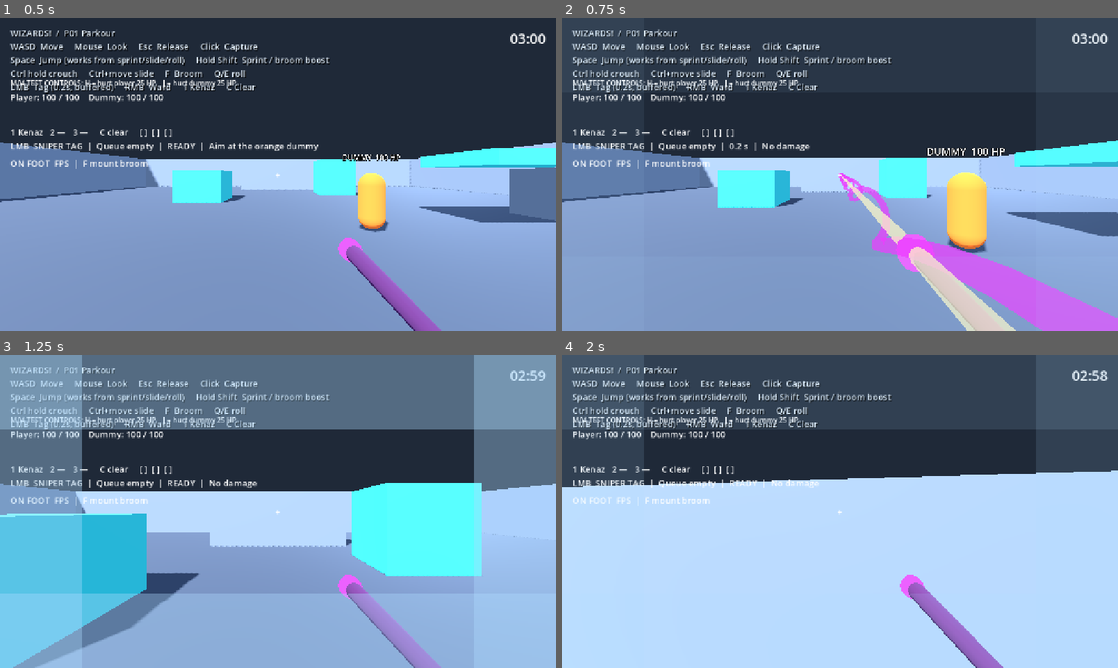
Above: before the commit, frames 1-4 (two rows, left to right).
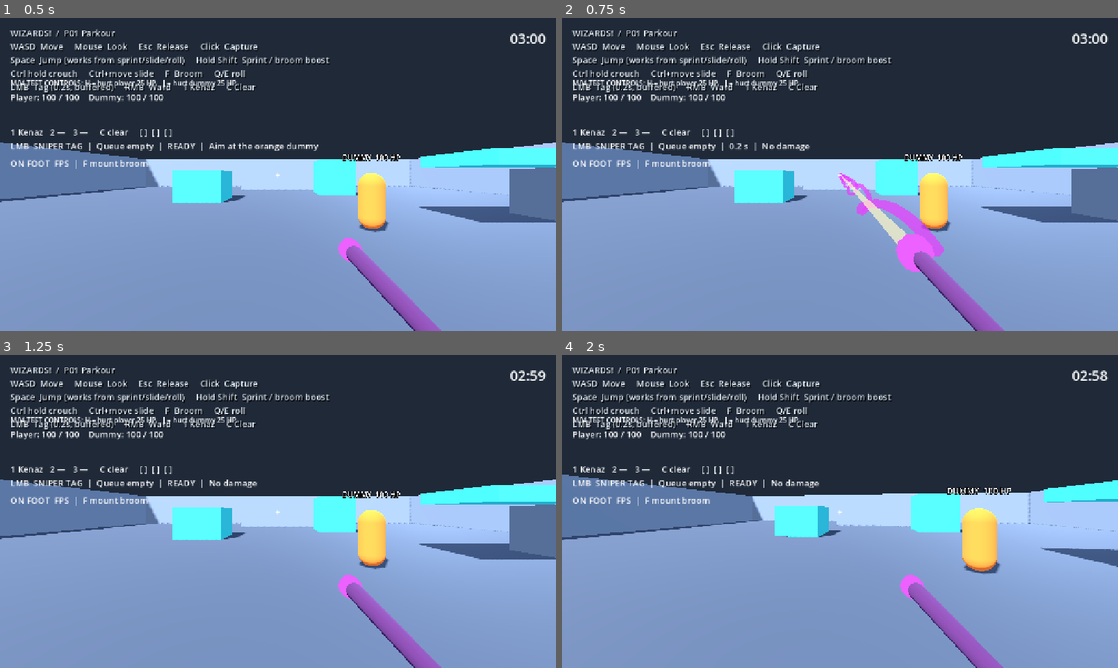
Above: after the commit, the same moments.

Repository: Addersoft/MAGICIDE-
Game: Godot game, scene res://scenes/boot/main.tscn
Two runs of this game, one before a commit and one after it. Both use one fixed random seed, a clock stepped at 60 frames per second and the inputs below.
Inputs (mouse positions are in pixels of both pictures, inside the frame that each line leads up to):
- Up to frame 1 (0.5 s): no input
- Up to frame 2 (0.75 s): tap Enter at 0.5 s; move the mouse to (867, 174) at 0.52 s; hold W (move_forward) from 0.53 s (still down); hold Shift (sprint) from 0.53 s (still down); click (867, 174) at 0.67 s
- Up to frame 3 (1.25 s): keep holding W (move_forward); keep holding Shift (sprint); tap Space (jump) at 0.77, 0.8, 1.07 s
- Up to frame 4 (2 s): keep holding W (move_forward); move the mouse to (812, 511) at 1.27 s; release Shift (sprint) at 1.28 s; tap Space (jump) at 1.35, 1.52, 1.82 s; tap Shift (sprint) at 1.55 s

Frame 1 is identical in both runs. In frame 2, 19% of the frame differs, in the area x 0-100%, y 0-100%; in frame 3, 71%; in frame 4, 80%.
Error after the commit: Invalid access to property or key 'roll_time' on a base object of type 'Node (parkour_motor.gd)'. (res://scripts/player/player_controller.gd:69)

Commit message:
Fix sprint jump crouch jump and remove on-foot Q/E roll

Diff:
--- a/scripts/movement/parkour_motor.gd
+++ b/scripts/movement/parkour_motor.gd
@@ -1,13 +1,10 @@
 extends Node
-## Jump always works while sprinting. Q/E = clockwise/counter parkour barrel-roll.
+## Parkour locomotion. Q/E are intentionally NOT handled here; they are broom-only controls.
 @export_range(9.0, 30.0) var speed_cap: float = 24.0
 @export_range(35.0, 150.0) var ground_acceleration: float = 95.0
 @export_range(1.0, 34.0) var ground_braking: float = 28.0
 @export_range(1.0, 40.0) var air_acceleration: float = 30.0
 @export_range(0.1, 10.0) var slide_friction: float = 1.8
-@export_range(0.2, 0.8) var roll_duration: float = 0.48
-@export_range(8.0, 22.0) var roll_speed: float = 15.0
-@export_range(0.2, 3.0) var roll_cooldown_time: float = 0.45
 
 const BUFFER: float = 0.28
 const COYOTE: float = 0.26
@@ -22,9 +19,6 @@
 var wall_budget: float = 1.25
 var wall_lock: float = 0.0
 var glide_budget: float = 1.2
-var roll_time: float = 0.0
-var roll_cooldown: float = 0.0
-var roll_sign: float = 0.0
 var _restore_standing: bool = false
 var _last_wall: Vector3 = Vector3.ZERO
 var _route: Array[Vector3] = []
@@ -49,9 +43,6 @@
 	wall_budget = 1.25
 	glide_budget = 1.2
 	wall_lock = 0.0
-	roll_time = 0.0
-	roll_cooldown = 0.0
-	roll_sign = 0.0
 	_restore_standing = false
 	_last_wall = Vector3.ZERO
 	_route.clear()
@@ -59,8 +50,6 @@
 	_jump_cut = false
 	_jump_active = false
 	_exit_direction = Vector3.FORWARD
-	if actor.has_node("View") and actor.view.has_method("set_roll"):
-		actor.view.set_roll(0.0)
 
 func accelerate(wish: Vector3, wish_speed: float, acceleration: float, delta: float) -> void:
 	if wish.is_zero_approx():
@@ -96,27 +85,6 @@
 	slide_time = 1.25
 	return true
 
-func start_roll(sign: float) -> bool:
-	if roll_cooldown > 0.0 or roll_time > 0.0:
-		return false
-	if state == "HANG" or state == "VAULT":
-		return false
-	roll_sign = sign
-	roll_time = roll_duration
-	roll_cooldown = roll_cooldown_time
-	_finish_slide()
-	var right: Vector3 = actor.view.horizontal_basis().x
-	var forward: Vector3 = -actor.view.horizontal_basis().z
-	var keep: Vector3 = horizontal
-	if keep.length() < 5.0:
-		keep = forward * 9.0
-	# Dive-roll: mostly forward, with a side component so Q/E are directional
-	var side: Vector3 = right * sign * roll_speed
-	horizontal = (keep.normalized() * maxf(keep.length(), 10.0) + side).limit_length(speed_cap)
-	state = "ROLL"
-	actor.floor_snap_length = 0.0
-	return true
-
 func _begin_mantle(target: Vector3, outside: Vector3) -> void:
 	_route.assign([Vector3(actor.global_position.x, outside.y, actor.global_position.z), target])
 	_exit_direction = Vector3(target.x - outside.x, 0, target.z - outside.z).normalized()
@@ -130,12 +98,12 @@
 	if not probe.standing_clear(_ledge_target):
 		state = "AIR"
 		_route.clear()
-		return Vector3(0, -2, 0)
+		return Vector3(0,-2,0)
 	if state == "HANG":
 		if drop or _traverse_time > 2.0:
 			state = "AIR"
 			wall_lock = 0.3
-			return Vector3(0, -2, 0)
+			return Vector3(0,-2,0)
 		if jump:
 			_begin_mantle(_ledge_target, _ledge_outside)
 		else:
@@ -143,7 +111,7 @@
 	if _traverse_time > 0.8:
 		state = "AIR"
 		_route.clear()
-		return Vector3(0, -2, 0)
+		return Vector3(0,-2,0)
 	while not _route.is_empty() and actor.global_position.distance_to(_route[0]) < 0.055:
 		_route.pop_front()
 	if _route.is_empty():
@@ -154,196 +122,129 @@
 
 func step(delta: float, crouch_pressed: bool) -> Vector3:
 	var input = actor.player_input
-	var jump_edge: bool = input.jump_requested()
+	var jump: bool = input.jump_requested()
 	var slide: bool = input.slide_requested()
 	var wish_axis: Vector2 = input.movement_axis()
-	var wish: Vector3 = actor.view.horizontal_basis() * Vector3(wish_axis.x, 0, wish_axis.y)
-	var on_floor: bool = actor.is_on_floor() or _near_floor()
-	var grounded: bool = on_floor
+	var wish: Vector3 = actor.view.horizontal_basis() * Vector3(wish_axis.x,0,wish_axis.y)
+	var grounded: bool = actor.is_on_floor() and actor.velocity.y <= 0.0
 	var vy: float = actor.velocity.y
-	wall_lock = maxf(0.0, wall_lock - delta)
-	dodge_cooldown = maxf(0.0, dodge_cooldown - delta)
-	roll_cooldown = maxf(0.0, roll_cooldown - delta)
-	if jump_edge:
-		jump_buffer = BUFFER
-	else:
-		jump_buffer = maxf(0.0, jump_buffer - delta)
-
-	if input.roll_left_requested():
-		start_roll(-1.0)
-	elif input.roll_right_requested():
-		start_roll(1.0)
-
+	wall_lock = maxf(0.0,wall_lock-delta)
+	dodge_cooldown = maxf(0.0,dodge_cooldown-delta)
+	jump_buffer = BUFFER if jump else maxf(0.0,jump_buffer-delta)
 	if state == "HANG" or state == "VAULT":
 		if not input.controls_active:
 			state = "AIR"
 			_route.clear()
-			return Vector3(0, -2, 0)
-		return _traverse(delta, jump_edge, slide or crouch_pressed)
-
+			return Vector3(0,-2,0)
+		return _traverse(delta,jump,slide or crouch_pressed)
 	if not input.controls_active:
 		horizontal = Vector3.ZERO
 		_finish_slide()
-		roll_time = 0.0
 		state = "GROUND" if grounded else "AIR"
-		if actor.view.has_method("set_roll"):
-			actor.view.set_roll(0.0)
-		return Vector3(0, 0 if grounded else vy - actor.gravity * delta, 0)
-
+		return Vector3(0,0 if grounded else vy-actor.gravity*delta,0)
 	if grounded:
-		coyote = COYOTE
+		coyote = BUFFER
 		wall_budget = 1.25
 		glide_budget = 1.2
 		_jump_cut = false
 		_jump_active = false
 	else:
-		coyote = maxf(0.0, coyote - delta)
-
-	if slide or (input.has_method("slide_held") and input.slide_held()):
-		# Don't start a new slide on the same frame a jump is buffered — jump wins,
-		# then landing+Ctrl can slide again.
-		if grounded and horizontal.length() > 3.5 and jump_buffer <= 0.0:
-			if slide_time <= 0.0:
-				start_slide()
-			else:
-				slide_time = maxf(slide_time, 0.4)
-
+		coyote = maxf(0.0,coyote-delta)
+	if crouch_pressed and actor.posture.crouched or slide:
+		start_slide()
+	if input.dodge_requested() and dodge_cooldown <= 0.0:
+		var dash: Vector3 = wish.normalized() if not wish.is_zero_approx() else -actor.view.horizontal_basis().z
+		horizontal = dash * 14.0
+		dodge_time = 0.18
+		dodge_cooldown = 1.2
+		_finish_slide()
 	var wall: Dictionary = probe.side_wall() if not grounded else {}
 	var wall_valid: bool = not wall.is_empty() and (wall_lock <= 0.0 or wall.normal.dot(_last_wall) < 0.5)
-
 	var jumped: bool = false
-	var can_floor_jump: bool = jump_buffer > 0.0 and (grounded or coyote > 0.0)
-	if can_floor_jump:
-		var was_sliding: bool = slide_time > 0.0 or actor.posture.sliding
-		# Same vertical jump standing or sprinting — sprint only keeps speed.
+	if wish_axis.y < -0.2 and wall_lock <= 0.0 and ((jump and grounded) or (not grounded and vy < 1.0)):
+		var ledge: Dictionary = probe.ledge()
+		if not ledge.is_empty():
+			_ledge_target = ledge.target
+			_ledge_outside = ledge.outside
+			if grounded and ledge.height <= 1.35:
+				_begin_mantle(ledge.target, ledge.outside)
+				return _traverse(delta,false,false)
+			elif not grounded and ledge.height > 1.0:
+				state = "HANG"
+				_traverse_time = 0.0
+				_hang_target = ledge.outside - Vector3(0,1.3,0)
+				return _traverse(delta,false,false)
+	if jump_buffer > 0.0 and (grounded or coyote > 0.0):
 		vy = actor.jump_speed
-		actor.floor_snap_length = 0.0
-		if was_sliding:
-			var launch: Vector3 = horizontal
-			if launch.length() < 4.0:
-				launch = -actor.view.horizontal_basis().z * actor.sprint_speed
-			horizontal = launch.limit_length(speed_cap)
-			vy = actor.jump_speed + 1.5
+		if slide_time > 0.0:
+			var launch: Vector3 = -actor.view.horizontal_basis().z
+			horizontal = launch * minf(16.0,maxf(12.0,horizontal.length()+2.0))
+			vy = clampf(actor.jump_speed + sin(actor.view.rotation.x)*3.0, 6.0,10.0)
 			_finish_slide()
-		elif input.sprint_held():
-			var fwd: Vector3 = -actor.view.horizontal_basis().z
-			if not wish.is_zero_approx():
-				fwd = wish.normalized()
-			horizontal = fwd * maxf(horizontal.length(), actor.sprint_speed)
 		jumped = true
+	elif jump_buffer > 0.0 and wall_valid:
+		var along: Vector3 = horizontal.slide(wall.normal)
+		if along.length() < 3.0:
+			along = -actor.view.horizontal_basis().z.slide(wall.normal) * 8.0
+		horizontal = (along + wall.normal*6.0).limit_length(speed_cap)
+		vy = actor.jump_speed
+		_last_wall = wall.normal
+		wall_lock = 0.3
+		jumped = true
+	if jumped:
+		actor.posture.set_crouched(false)
 		jump_buffer = 0.0
 		coyote = 0.0
 		grounded = false
 		_jump_cut = false
 		_jump_active = true
-		if actor.posture.crouched and actor.posture.has_method("set_crouched"):
-			actor.posture.set_crouched(false)
-	elif jump_buffer > 0.0 and wall_valid:
-		var along: Vector3 = horizontal.slide(wall.normal)
-		if along.length() < 3.0:
-			along = -actor.view.horizontal_basis().z.slide(wall.normal) * 9.0
-		horizontal = (along + wall.normal * 7.0).limit_length(speed_cap)
-		vy = actor.jump_speed
-		actor.floor_snap_length = 0.0
-		_last_wall = wall.normal
-		wall_lock = 0.3
-		jumped = true
-		jump_buffer = 0.0
-		coyote = 0.0
-		grounded = false
-		_jump_cut = false
-		_jump_active = true
-		_finish_slide()
-
-	# Never steal a buffered jump into a mantle.
-	if not jumped and jump_buffer <= 0.0 and not input.sprint_held() and wish_axis.y < -0.25 and wall_lock <= 0.0 and ((jump_edge and on_floor) or (not on_floor and vy < 1.0)):
-		var ledge: Dictionary = probe.ledge()
-		if not ledge.is_empty():
-			_ledge_target = ledge.target
-			_ledge_outside = ledge.outside
-			if on_floor and ledge.height <= 1.35:
-				_begin_mantle(ledge.target, ledge.outside)
-				return _traverse(delta, false, false)
-			elif not on_floor and ledge.height > 1.0:
-				state = "HANG"
-				_traverse_time = 0.0
-				_hang_target = ledge.outside - Vector3(0, 1.3, 0)
-				return _traverse(delta, false, false)
-
-	if roll_time > 0.0:
-		roll_time = maxf(0.0, roll_time - delta)
-		state = "ROLL"
-		var progress: float = 1.0 - (roll_time / roll_duration)
-		# One full barrel: Q counter-clockwise, E clockwise, from the player's view.
-		var roll_angle: float = progress * TAU * roll_sign
-		if actor.view.has_method("set_roll"):
-			actor.view.set_roll(roll_angle)
-		if actor.view.has_method("set_eye_height"):
-			actor.view.set_eye_height(lerpf(1.65, 0.72, sin(progress * PI)))
-		if not grounded and not jumped:
-			vy -= actor.gravity * 0.85 * delta
-		elif not jumped:
-			vy = 2.2 * (1.0 - progress)  # small hop through the tumble
-		if roll_time <= 0.0:
-			if actor.view.has_method("set_roll"):
-				actor.view.set_roll(0.0)
-			if actor.view.has_method("set_eye_height") and not actor.posture.crouched:
-				actor.view.set_eye_height(1.65)
-			roll_sign = 0.0
-			if grounded:
-				actor.floor_snap_length = FOOT_SNAP
-	elif grounded and slide_time > 0.0 and not jumped:
-		slide_time = maxf(0.0, slide_time - delta)
-		horizontal = horizontal.move_toward(Vector3.ZERO, slide_friction * delta)
+	if dodge_time > 0.0:
+		dodge_time = maxf(0.0,dodge_time-delta)
+		state = "DODGE"
+	elif grounded and slide_time > 0.0:
+		slide_time = maxf(0.0,slide_time-delta)
+		horizontal = horizontal.move_toward(Vector3.ZERO,slide_friction*delta)
 		if not wish.is_zero_approx():
-			horizontal = horizontal.lerp(wish.normalized() * maxf(horizontal.length(), 6.0), 2.0 * delta)
+			horizontal = horizontal.lerp(wish.normalized()*horizontal.length(),1.4*delta)
 		var slope: Vector3 = Vector3.DOWN.slide(actor.get_floor_normal())
-		horizontal += Vector3(slope.x, 0, slope.z) * actor.gravity * delta
+		horizontal += Vector3(slope.x,0,slope.z)*actor.gravity*delta
 		state = "SLIDE"
-		if slide_time <= 0.0 or horizontal.length() < 2.5:
+		if slide_time <= 0.0 or horizontal.length() < 3.0:
 			_finish_slide()
 	elif not grounded and not jumped and wall_valid and wish_axis.y < -0.2 and horizontal.length() > 4.0 and wall_budget > 0.0:
 		state = "WALL RUN"
-		wall_budget = maxf(0.0, wall_budget - delta)
+		wall_budget = maxf(0.0,wall_budget-delta)
 		_last_wall = wall.normal
 		horizontal = horizontal.slide(wall.normal)
-		var along: Vector3 = horizontal.normalized() if horizontal.length() > 0.1 else -actor.view.horizontal_basis().z
-		accelerate(along, 12.0, 24.0, delta)
-		vy = clampf(vy, -1.5, 2.5)
+		var along: Vector3 = horizontal.normalized()
+		accelerate(along,10.5,20.0,delta)
+		vy = clampf(vy,-1.5,2.5)
 	else:
 		state = "GROUND" if grounded else "AIR"
-		if grounded and not jumped:
-			horizontal = horizontal.move_toward(Vector3.ZERO, ground_braking * delta)
-			var target_speed: float = actor.sprint_speed if input.sprint_held() else actor.walk_speed
-			if actor.posture.crouched and not actor.posture.sliding:
-				target_speed = actor.walk_speed * 0.55
-			accelerate(wish.normalized() if not wish.is_zero_approx() else Vector3.ZERO, target_speed, ground_acceleration, delta)
-		elif not jumped:
-			var target_speed: float = actor.sprint_speed if input.sprint_held() else actor.walk_speed
-			accelerate(wish.normalized() if not wish.is_zero_approx() else Vector3.ZERO, target_speed, air_acceleration, delta)
-
-	if grounded and not jumped and roll_time <= 0.0:
+		if grounded:
+			horizontal = horizontal.move_toward(Vector3.ZERO,ground_braking*delta)
+			accelerate(wish.normalized(),actor.sprint_speed if input.sprint_held() else actor.walk_speed,ground_acceleration,delta)
+		else:
+			accelerate(wish.normalized(),actor.sprint_speed if input.sprint_held() else actor.walk_speed,air_acceleration,delta)
+	if grounded:
 		vy = 0.0
-		actor.floor_snap_length = FOOT_SNAP
-	elif not jumped and state != "ROLL":
+	elif not jumped:
 		var gravity_scale: float = 0.15 if state == "WALL RUN" else 1.0
 		if input.glide_held() and glide_budget > 0.0 and vy <= 0.0:
-			glide_budget = maxf(0.0, glide_budget - delta)
+			glide_budget = maxf(0.0,glide_budget-delta)
 			gravity_scale = 0.2
-			vy = maxf(vy, -2.5)
+			vy = maxf(vy,-2.5)
 			state = "GLIDE"
 		vy -= actor.gravity * gravity_scale * delta
-		# Variable jump: only cut if they tap. Holding Space keeps full jump (sprint or not).
-		if _jump_active and not input.jump_held() and vy > 4.0 and not _jump_cut:
-			vy = 4.0
+		if _jump_active and not input.jump_held() and vy > 3.2 and not _jump_cut:
+			vy = 3.2
 			_jump_cut = true
-
 	horizontal = horizontal.limit_length(speed_cap)
-	return Vector3(horizontal.x, vy, horizontal.z)
+	return Vector3(horizontal.x,vy,horizontal.z)
 
 func after_move() -> void:
 	for i in range(actor.get_slide_collision_count()):
 		var normal: Vector3 = actor.get_slide_collision(i).get_normal()
-		var planar := Vector3(normal.x, 0, normal.z)
+		var planar := Vector3(normal.x,0,normal.z)
 		if planar.length_squared() > 0.5 and horizontal.dot(planar) < 0.0:
 			horizontal = horizontal.slide(planar.normalized())
